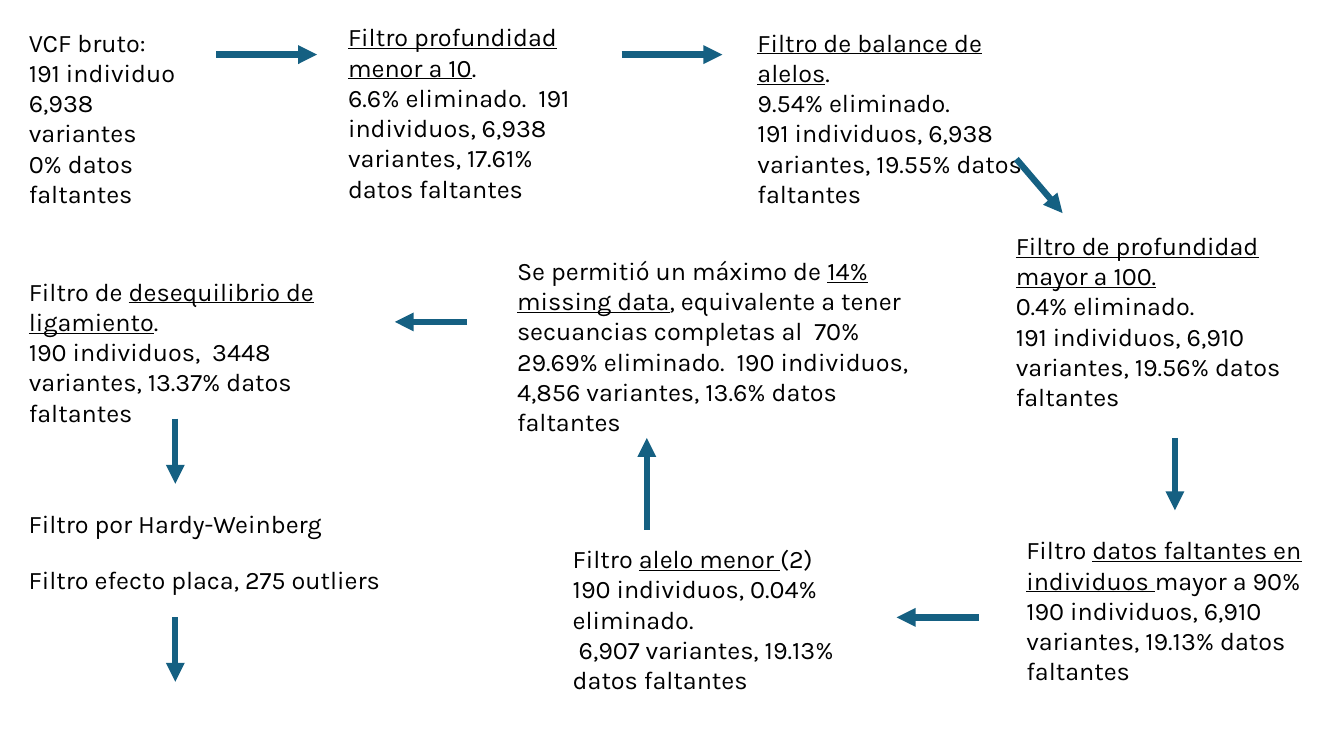
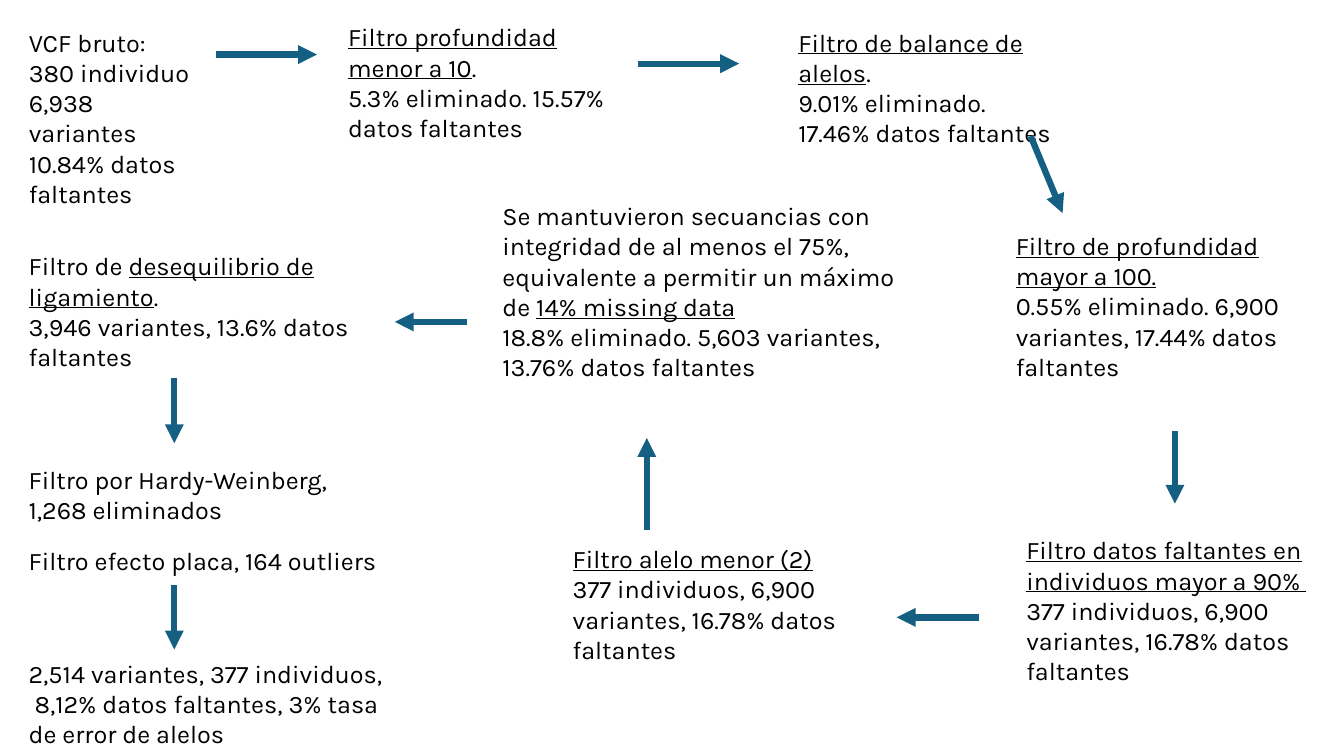
Before and after one commit to Omar-Santiago/Genomica_del_paisaje, a slide deck: slide 2 of pasos_en_R/filtros_post_ensamble/graficas_R.pptm. Drawn at 1344x756 pixels with LibreOffice and Linux fonts; fonts in the diff are those of the drawing. Boxes give left, top, right and bottom in pixels: in the first picture for what was removed or moved away, otherwise in the second. Text is boxed around its words. In the diff, an @@ line names an element or a change of style, - is before the commit and + after.

```diff
--- a/pasos_en_R/filtros_post_ensamble/graficas_R.pptm
+++ b/pasos_en_R/filtros_post_ensamble/graficas_R.pptm
@@ text "Filtro de balance de alelos.": place and size @@
-text "Filtro de balance de alelos." at box(757, 34, 1022, 176)
+text "Filtro de balance de alelos." at box(798, 34, 1051, 149)
@@ text at box(29, 64, 189, 83): text changed @@
-191 individuo
+380 individuo
@@ text at box(348, 89, 604, 138): text changed @@
-6.6% eliminado. 191 individuos, 6,938 variantes, 17.61% datos faltantes
+5.3% eliminado. 15.57% datos faltantes
@@ arrow moved from (622, 54) - (723, 54) to (638, 64) - (739, 64) @@
@@ text at box(798, 94, 1051, 149): text changed @@
-9.54% eliminado.
-191 individuos, 6,938 variantes, 19.55% datos faltantes
+9.01% eliminado.
+17.46% datos faltantes
@@ arrow moved from (1016, 159) - (1063, 213) to (1031, 136) - (1063, 213) @@
@@ text at box(29, 155, 175, 174): text changed @@
-0% datos faltantes
+10.84% datos faltantes
@@ text at box(502, 207, 894, 377): text changed @@
-Se permitió un máximo de 14% missing data, equivalente a tener secuancias completas al 70%
-29.69% eliminado. 190 individuos, 4,856 variantes, 13.6% datos faltantes
+Se mantuvieron secuancias con integridad de al menos el 75%, equivalente a permitir un máximo de 14% missing data
+18.8% eliminado. 5,603 variantes, 13.76% datos faltantes
@@ text "Filtro de desequilibrio de ligamiento.": place and size @@
-text "Filtro de desequilibrio de ligamiento." at box(29, 283, 314, 394)
+text "Filtro de desequilibrio de ligamiento." at box(29, 257, 348, 367)
@@ text at box(1016, 297, 1279, 377): text changed @@
-0.4% eliminado.
-191 individuos, 6,910 variantes, 19.56% datos faltantes
+0.55% eliminado. 6,900 variantes, 17.44% datos faltantes
@@ text at box(29, 318, 348, 367): text changed @@
-190 individuos, 3448 variantes, 13.37% datos faltantes
+3,946 variantes, 13.6% datos faltantes
@@ arrow moved from (175, 418) - (175, 484) to (174, 378) - (174, 444) @@
@@ arrow moved from (1176, 438) - (1176, 510) to (1176, 432) - (1176, 504) @@
@@ text at box(29, 471, 327, 522): text changed @@
-Filtro por Hardy-Weinberg
+Filtro por Hardy-Weinberg, 1,268 eliminados
@@ text at box(29, 552, 376, 576): text changed @@
-Filtro efecto placa, 275 outliers
+Filtro efecto placa, 164 outliers
@@ text at box(573, 550, 812, 571): underline on in "Filtro (2)" @@
@@ text at box(1026, 541, 1301, 596): underline on in "Filtro mayor a 90%" @@
@@ arrow moved from (175, 617) - (175, 682) to (174, 586) - (174, 649) @@
@@ text at box(573, 580, 835, 660): text changed @@
-190 individuos, 0.04% eliminado.
-6,907 variantes, 19.13% datos faltantes
+377 individuos, 6,900 variantes, 16.78% datos faltantes
@@ text at box(1026, 602, 1289, 681): text changed @@
-190 individuos, 6,910 variantes, 19.13% datos faltantes
+377 individuos, 6,900 variantes, 16.78% datos faltantes
@@ text added at box(29, 665, 383, 744), 18 pt, text #000000 @@
+2,514 variantes, 377 individuos, 8,12% datos faltantes, 3% tasa de error de alelos
```
